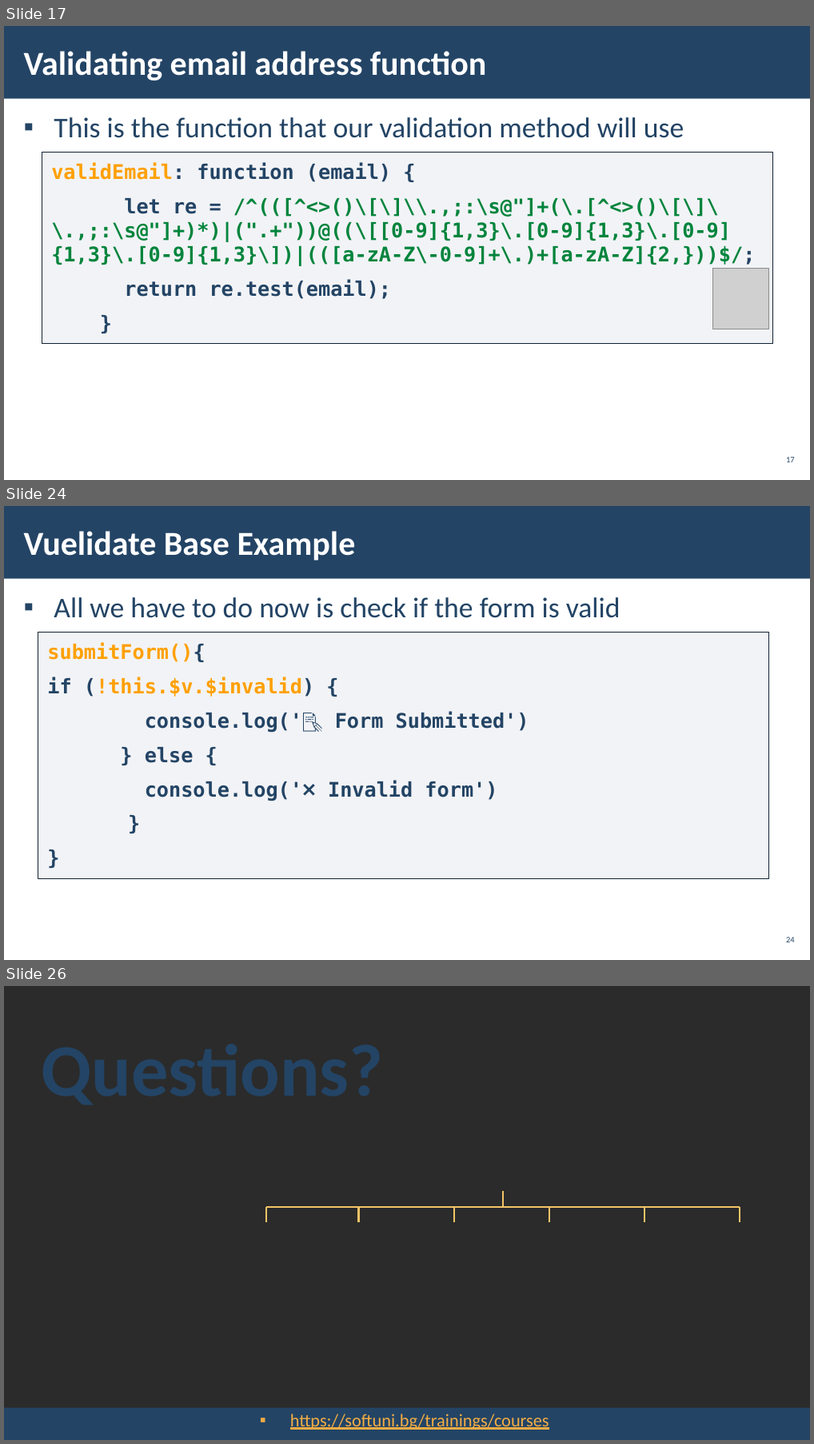
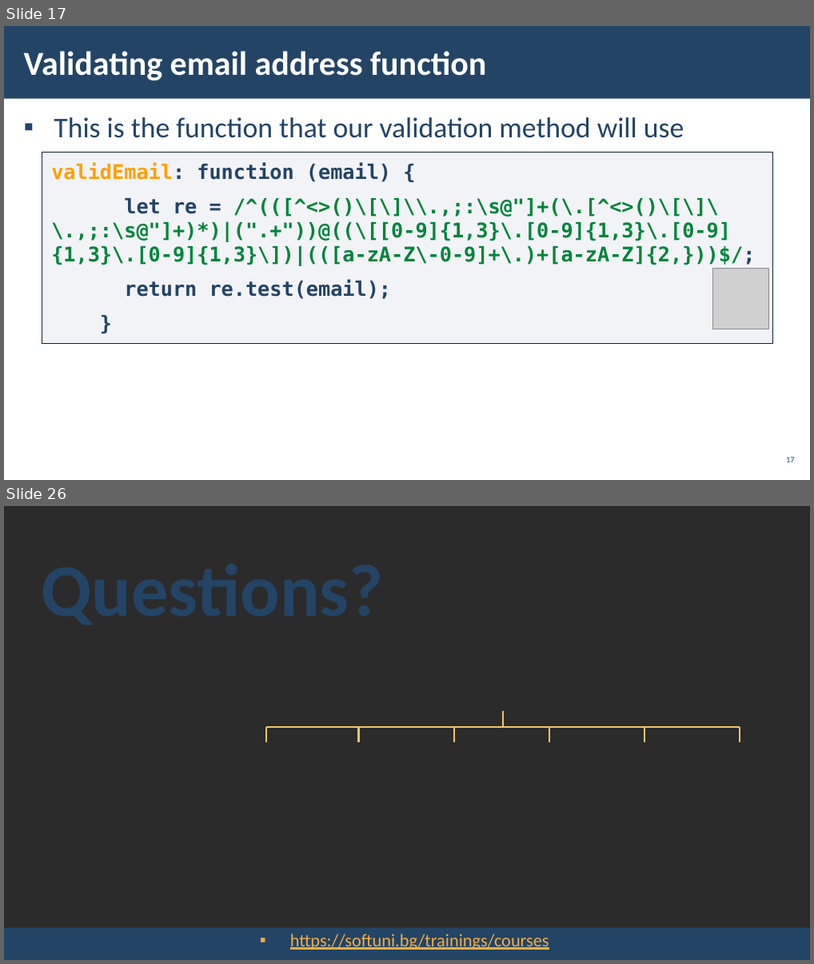
Before and after one commit to Vue-Course-Plans/Vue-Lectures, a slide deck: Validators/10.Validators.pptx. Shown one above the other, each under a label of ours: slides 17, 24 and 26 before the commit, slides 17 and 26 after it; the slides between them are not shown. The pictures are 814x1444 and 814x964 pixels, drawn with LibreOffice and Linux fonts; fonts in the diff are those of the drawing; grey boxes stand for pictures; background and template pictures are left out; a plain dark background stands for a picture behind light text. Boxes give left, top, right and bottom in pixels: in the first picture for what was removed or moved away, otherwise in the second. Text is boxed around its words. In the diff, an @@ line names an element or a change of style, - is before the commit and + after.

```diff
--- a/Validators/10.Validators.pptx
+++ b/Validators/10.Validators.pptx
@@ slide 24 removed at box(4, 506, 810, 960), background picture (left out); not listed: 1 template element that a slide beside it also shows @@
@@ title removed at box(24, 531, 356, 560) @@
-Vuelidate Base Example
@@ text removed at box(54, 597, 621, 618) @@
-▪ All we have to do now is check if the form is valid
@@ rectangle removed at box(38, 632, 769, 879) @@
-submitForm(){
-if (!this.$v.$invalid) {
-console.log('📝 Form Submitted')
-} else {
-console.log('❌ Invalid form')
-}
-}
@@ page number removed at box(786, 936, 795, 942) @@
-24
```
Also in this commit, not shown: 11 slides changed, 2 slides added, 1 other slide removed, 1 other file.
